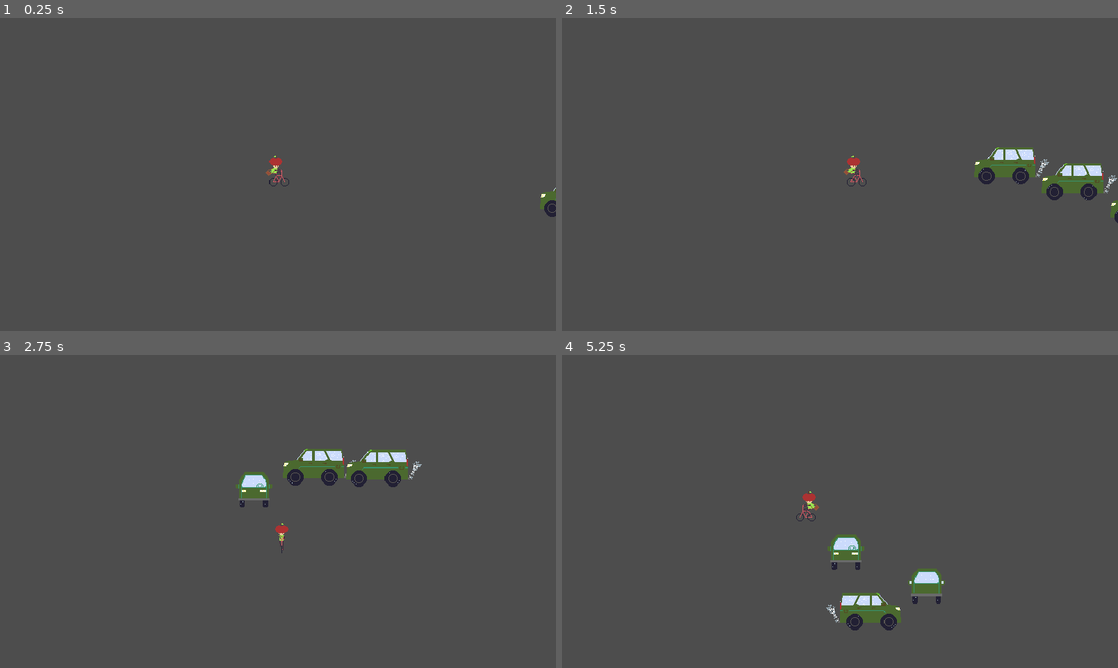
Above: before the commit, frames 1-4 (two rows, left to right).
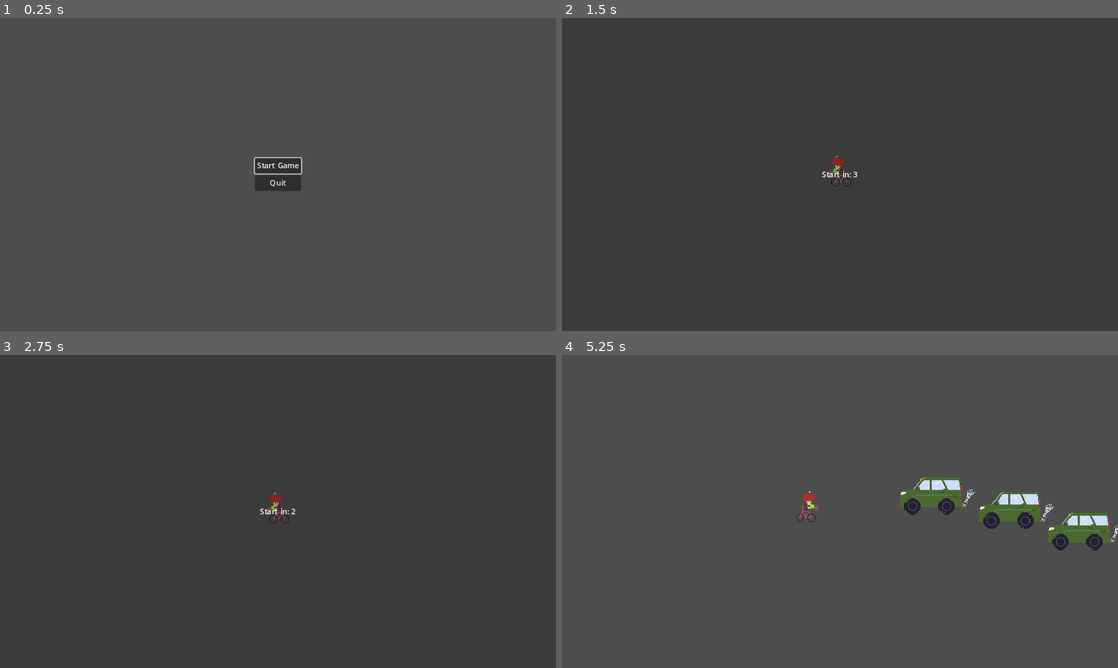
Above: after the commit, the same moments.

Repository: ScottArtCarlson/projectEkans
Game: Godot game, scene res://Scenes/start_menu.tscn
Same seed, same stepped clock (60 frames per second), same inputs: the game is played once before the commit and once after it. Before the commit the project starts from res://Scenes/world.tscn.
Inputs (mouse positions are in pixels of both pictures, inside the frame that each line leads up to):
- Up to frame 1 (0.25 s): no input
- Up to frame 2 (1.5 s): click (840, 165) at 0.5 s, where only the run after the commit has a clickable "Start Game"; hold D (right) from 1.28 s (still down); tap Space (action) at 1.35 s
- Up to frame 3 (2.75 s): release D (right) at 2.03 s; hold S (down) from 2.03 s (still down); tap Space (action) at 2.1 s
- Up to frame 4 (5.25 s): release S (down) at 2.78 s; hold D (right) 2.78-3.53 s; tap Space (action) every 0.75 s from 2.85 to 5.1 s; hold W (up) 3.53-4.28 s; hold A (left) from 4.28 s (still down); tap Escape (pause) at 4.9 s

The runs differ from the first frame. In frame 1, 1.0% of the frame differs, in the area x 45-100%, y 44-64%; in frame 2, 2.4%; in frame 3, 2.8%; in frame 4, 5.2%, in the area x 42-100%, y 39-88%.

Commit message:
start screen and countdown timer

Diff:
--- a/Scenes/player.gd
+++ b/Scenes/player.gd
@@ -10,10 +10,12 @@
 # set the player back to the top left corner after death
 @onready var respawn_position = global_position
 
+# sets up a new signal that we will emit later, when the player is hit by a snake
 signal player_killed
 
 # players speed, export so that it is editable in the menu
 @export var SPEED = 150.0
+# starting position
 @export var starting_position : Vector2 = Vector2(0, 1)
 var i_frame = 200
 
--- a/Scenes/snake.gd
+++ b/Scenes/snake.gd
@@ -9,7 +9,7 @@
 @onready var state_machine = animation_tree.get("parameters/playback")
 
 # Snake speed
-@export var SPEED = 141.0
+@export var SPEED = 300.0
 # unused currently
 @export var startingNodes = 3
 # starting direction for animation
--- a/Scenes/snake_segment.gd
+++ b/Scenes/snake_segment.gd
@@ -11,7 +11,7 @@
 @onready var state_machine = animation_tree.get("parameters/playback")
 
 # Snake movement speed, as export so that is can be edited in the editor
-@export var SPEED = 150
+@export var SPEED = 300
 # buffer between the snake bits so that they dint stack up, in pixels
 @export var followOffset = 90
 # starting direction for animation
--- /dev/null
+++ b/Scenes/start_menu.gd
@@ -0,0 +1,13 @@
+extends CenterContainer
+
+@onready var start_game_button = %StartGameButton
+@onready var quit_button = %QuitButton
+
+func _ready():
+	start_game_button.grab_focus()
+
+func _on_start_game_button_pressed():
+	get_tree().change_scene_to_file("res://Scenes/world.tscn")
+
+func _on_quit_button_pressed():
+	get_tree().quit()
--- /dev/null
+++ b/Scenes/start_menu.tscn
@@ -0,0 +1,27 @@
+[gd_scene load_steps=2 format=3 uid="uid://b8rhgbmuvolfy"]
+
+[ext_resource type="Script" path="res://Scenes/start_menu.gd" id="1_m78af"]
+
+[node name="StartMenu" type="CenterContainer"]
+anchors_preset = 15
+anchor_right = 1.0
+anchor_bottom = 1.0
+grow_horizontal = 2
+grow_vertical = 2
+script = ExtResource("1_m78af")
+
+[node name="VBoxContainer" type="VBoxContainer" parent="."]
+layout_mode = 2
+
+[node name="StartGameButton" type="Button" parent="VBoxContainer"]
+unique_name_in_owner = true
+layout_mode = 2
+text = "Start Game"
+
+[node name="QuitButton" type="Button" parent="VBoxContainer"]
+unique_name_in_owner = true
+layout_mode = 2
+text = "Quit"
+
+[connection signal="pressed" from="VBoxContainer/StartGameButton" to="." method="_on_start_game_button_pressed"]
+[connection signal="pressed" from="VBoxContainer/QuitButton" to="." method="_on_quit_button_pressed"]
--- a/Scenes/world.gd
+++ b/Scenes/world.gd
@@ -1,24 +1,41 @@
 extends Node2D
 
+# get the canvas loaded into memory
 @onready var level_completed = $CanvasLayer/LevelCompleted
+@onready var start_in = %StartIn
+@onready var start_in_label = %StartInLabel
+@onready var animation_player = $AnimationPlayer
+
 # Called when the node enters the scene tree for the first time.
 func _ready():
+	# using the new global Event script, connects the level_complete signal from snake segment to a function, show_level_complete
 	Events.level_completed.connect(show_level_completed)
+
+	get_tree().paused = true
+
+	animation_player.play("Count Down")
+	await animation_player.animation_finished
+	get_tree().paused = false
 
 # Called every frame. 'delta' is the elapsed time since the previous frame.
 func _process(delta):
 	pass
 
+# reveals the hidden canvas layer
 func show_level_completed():
 	level_completed.show()
-#	get_tree().paused = true
+	# pauses the game
+	get_tree().paused = true
 
 # custom signal from the player scene
 func _on_player_player_killed():
 
-	# we create a new timer that helps us to delay the snake segments spawning in too fast on top of us
+	# Preps a new snake_segment
 	var newSegment = load("res://Scenes/snake_segment.tscn")
+	# instanciates it nad loads it into a temp var
 	var temp = newSegment.instantiate()
+	# saves the snake container in a temp varaible
 	var tempLocation = $SnakeContainer
+	# adds the new segment to the tree via add_child
 	tempLocation.add_child(temp)
 	print("new segment")
--- a/Scenes/world.tscn
+++ b/Scenes/world.tscn
@@ -1,10 +1,71 @@
-[gd_scene load_steps=6 format=3 uid="uid://buvirnbmvpjmq"]
+[gd_scene load_steps=9 format=3 uid="uid://buvirnbmvpjmq"]
 
 [ext_resource type="PackedScene" uid="uid://bycq58j37i46q" path="res://Scenes/player.tscn" id="1_pdc8r"]
 [ext_resource type="Script" path="res://Scenes/world.gd" id="1_pepnt"]
 [ext_resource type="PackedScene" uid="uid://cexq5kww3hohm" path="res://Scenes/snake.tscn" id="2_1pave"]
 [ext_resource type="PackedScene" uid="uid://crawbr77u2yx0" path="res://Scenes/snake_segment.tscn" id="4_iyujy"]
 [ext_resource type="PackedScene" uid="uid://cy2eyhxfkjif7" path="res://Scenes/level_completed.tscn" id="5_qe0tg"]
+
+[sub_resource type="Animation" id="Animation_yj4fx"]
+resource_name = "Count Down"
+length = 3.2
+tracks/0/type = "value"
+tracks/0/imported = false
+tracks/0/enabled = true
+tracks/0/path = NodePath("CanvasLayer/StartIn/CenterContainer/StartInLabel:text")
+tracks/0/interp = 1
+tracks/0/loop_wrap = true
+tracks/0/keys = {
+"times": PackedFloat32Array(0.2, 1.2, 2.2),
+"transitions": PackedFloat32Array(1, 1, 1),
+"update": 1,
+"values": ["Start in: 3", "Start in: 2", "Start in: 1"]
+}
+tracks/1/type = "value"
+tracks/1/imported = false
+tracks/1/enabled = true
+tracks/1/path = NodePath("CanvasLayer/StartIn:visible")
+tracks/1/interp = 1
+tracks/1/loop_wrap = true
+tracks/1/keys = {
+"times": PackedFloat32Array(0, 3.2),
+"transitions": PackedFloat32Array(1, 1),
+"update": 1,
+"values": [true, false]
+}
+
+[sub_resource type="Animation" id="Animation_4rfni"]
+length = 0.001
+tracks/0/type = "value"
+tracks/0/imported = false
+tracks/0/enabled = true
+tracks/0/path = NodePath("CanvasLayer/StartIn/CenterContainer/StartInLabel:text")
+tracks/0/interp = 1
+tracks/0/loop_wrap = true
+tracks/0/keys = {
+"times": PackedFloat32Array(0),
+"transitions": PackedFloat32Array(1),
+"update": 1,
+"values": ["Start in: 3"]
+}
+tracks/1/type = "value"
+tracks/1/imported = false
+tracks/1/enabled = true
+tracks/1/path = NodePath("CanvasLayer/StartIn:visible")
+tracks/1/interp = 1
+tracks/1/loop_wrap = true
+tracks/1/keys = {
+"times": PackedFloat32Array(0),
+"transitions": PackedFloat32Array(1),
+"update": 1,
+"values": [false]
+}
+
+[sub_resource type="AnimationLibrary" id="AnimationLibrary_xkeoe"]
+_data = {
+"Count Down": SubResource("Animation_yj4fx"),
+"RESET": SubResource("Animation_4rfni")
+}
 
 [node name="World" type="Node2D"]
 script = ExtResource("1_pepnt")
@@ -29,4 +90,34 @@
 visible = false
 metadata/_edit_use_anchors_ = true
 
+[node name="StartIn" type="ColorRect" parent="CanvasLayer"]
+unique_name_in_owner = true
+visible = false
+anchors_preset = 15
+anchor_right = 1.0
+anchor_bottom = 1.0
+grow_horizontal = 2
+grow_vertical = 2
+color = Color(0, 0, 0, 0.231373)
+
+[node name="CenterContainer" type="CenterContainer" parent="CanvasLayer/StartIn"]
+layout_mode = 1
+anchors_preset = 15
+anchor_right = 1.0
+anchor_bottom = 1.0
+grow_horizontal = 2
+grow_vertical = 2
+
+[node name="StartInLabel" type="Label" parent="CanvasLayer/StartIn/CenterContainer"]
+unique_name_in_owner = true
+layout_mode = 2
+text = "Start in: 3"
+
+[node name="AnimationPlayer" type="AnimationPlayer" parent="."]
+process_mode = 3
+autoplay = "Count Down"
+libraries = {
+"": SubResource("AnimationLibrary_xkeoe")
+}
+
 [connection signal="player_killed" from="Player" to="." method="_on_player_player_killed"]
--- a/project.godot
+++ b/project.godot
@@ -11,8 +11,9 @@
 [application]
 
 config/name="ProjectEkans"
-run/main_scene="res://Scenes/world.tscn"
+run/main_scene="res://Scenes/start_menu.tscn"
 config/features=PackedStringArray("4.1", "GL Compatibility")
+run/max_fps=60
 config/icon="res://icon.svg"
 
 [autoload]
@@ -25,6 +26,38 @@
 
 [input]
 
+ui_left={
+"deadzone": 0.5,
+"events": [Object(InputEventKey,"resource_local_to_scene":false,"resource_name":"","device":0,"window_id":0,"alt_pressed":false,"shift_pressed":false,"ctrl_pressed":false,"meta_pressed":false,"pressed":false,"keycode":4194319,"physical_keycode":0,"key_label":0,"unicode":0,"echo":false,"script":null)
+, Object(InputEventJoypadButton,"resource_local_to_scene":false,"resource_name":"","device":0,"button_index":13,"pressure":0.0,"pressed":false,"script":null)
+, Object(InputEventJoypadMotion,"resource_local_to_scene":false,"resource_name":"","device":0,"axis":0,"axis_value":-1.0,"script":null)
+, Object(InputEventKey,"resource_local_to_scene":false,"resource_name":"","device":-1,"window_id":0,"alt_pressed":false,"shift_pressed":false,"ctrl_pressed":false,"meta_pressed":false,"pressed":false,"keycode":0,"physical_keycode":65,"key_label":0,"unicode":97,"echo":false,"script":null)
+]
+}
+ui_right={
+"deadzone": 0.5,
+"events": [Object(InputEventKey,"resource_local_to_scene":false,"resource_name":"","device":0,"window_id":0,"alt_pressed":false,"shift_pressed":false,"ctrl_pressed":false,"meta_pressed":false,"pressed":false,"keycode":4194321,"physical_keycode":0,"key_label":0,"unicode":0,"echo":false,"script":null)
+, Object(InputEventJoypadButton,"resource_local_to_scene":false,"resource_name":"","device":0,"button_index":14,"pressure":0.0,"pressed":false,"script":null)
+, Object(InputEventJoypadMotion,"resource_local_to_scene":false,"resource_name":"","device":0,"axis":0,"axis_value":1.0,"script":null)
+, Object(InputEventKey,"resource_local_to_scene":false,"resource_name":"","device":-1,"window_id":0,"alt_pressed":false,"shift_pressed":false,"ctrl_pressed":false,"meta_pressed":false,"pressed":false,"keycode":0,"physical_keycode":68,"key_label":0,"unicode":100,"echo":false,"script":null)
+]
+}
+ui_up={
+"deadzone": 0.5,
+"events": [Object(InputEventKey,"resource_local_to_scene":false,"resource_name":"","device":0,"window_id":0,"alt_pressed":false,"shift_pressed":false,"ctrl_pressed":false,"meta_pressed":false,"pressed":false,"keycode":4194320,"physical_keycode":0,"key_label":0,"unicode":0,"echo":false,"script":null)
+, Object(InputEventJoypadButton,"resource_local_to_scene":false,"resource_name":"","device":0,"button_index":11,"pressure":0.0,"pressed":false,"script":null)
+, Object(InputEventJoypadMotion,"resource_local_to_scene":false,"resource_name":"","device":0,"axis":1,"axis_value":-1.0,"script":null)
+, Object(InputEventKey,"resource_local_to_scene":false,"resource_name":"","device":-1,"window_id":0,"alt_pressed":false,"shift_pressed":false,"ctrl_pressed":false,"meta_pressed":false,"pressed":false,"keycode":0,"physical_keycode":87,"key_label":0,"unicode":119,"echo":false,"script":null)
+]
+}
+ui_down={
+"deadzone": 0.5,
+"events": [Object(InputEventKey,"resource_local_to_scene":false,"resource_name":"","device":0,"window_id":0,"alt_pressed":false,"shift_pressed":false,"ctrl_pressed":false,"meta_pressed":false,"pressed":false,"keycode":4194322,"physical_keycode":0,"key_label":0,"unicode":0,"echo":false,"script":null)
+, Object(InputEventJoypadButton,"resource_local_to_scene":false,"resource_name":"","device":0,"button_index":12,"pressure":0.0,"pressed":false,"script":null)
+, Object(InputEventJoypadMotion,"resource_local_to_scene":false,"resource_name":"","device":0,"axis":1,"axis_value":1.0,"script":null)
+, Object(InputEventKey,"resource_local_to_scene":false,"resource_name":"","device":-1,"window_id":0,"alt_pressed":false,"shift_pressed":false,"ctrl_pressed":false,"meta_pressed":false,"pressed":false,"keycode":0,"physical_keycode":83,"key_label":0,"unicode":115,"echo":false,"script":null)
+]
+}
 left={
 "deadzone": 0.5,
 "events": [Object(InputEventKey,"resource_local_to_scene":false,"resource_name":"","device":-1,"window_id":0,"alt_pressed":false,"shift_pressed":false,"ctrl_pressed":false,"meta_pressed":false,"pressed":false,"keycode":0,"physical_keycode":65,"key_label":0,"unicode":97,"echo":false,"script":null)
